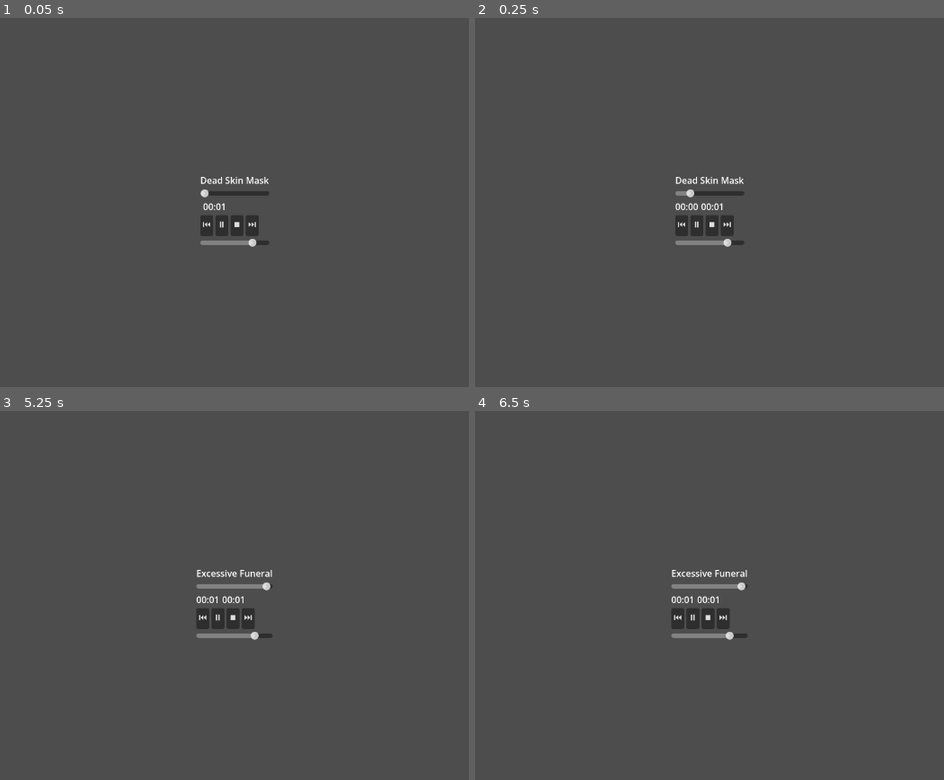
Above: before the commit, frames 1-4 (two rows, left to right).
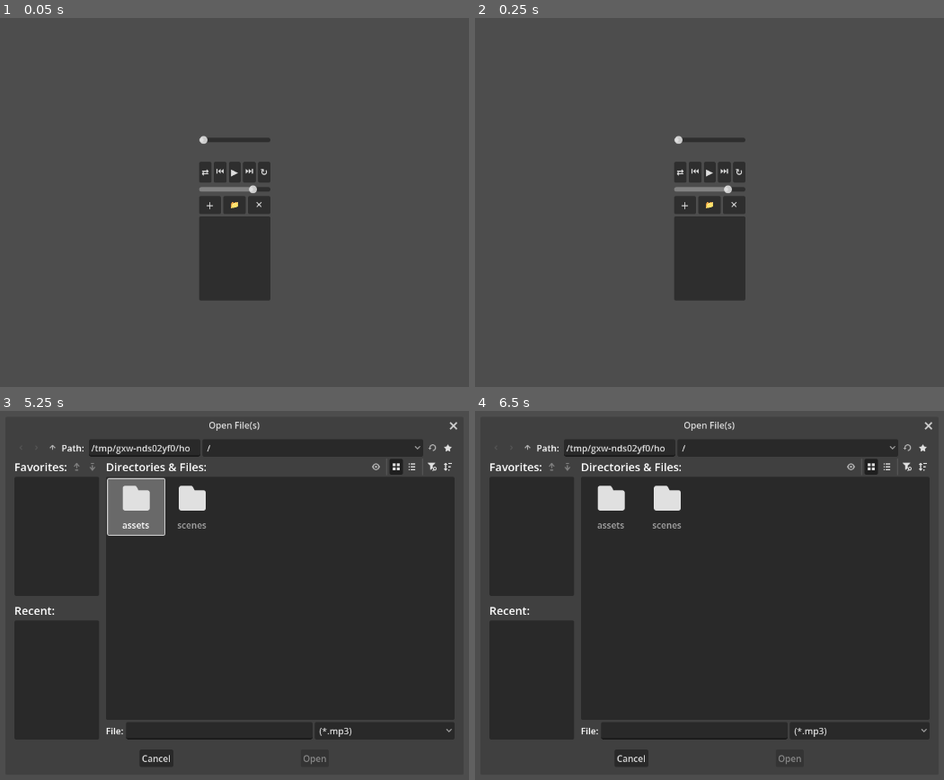
Above: after the commit, the same moments.

Repository: rasitburucu/cadenza
Game: Godot game, scene res://scenes/main.tscn
Same seed, same stepped clock (60 frames per second), same inputs: the game is played once before the commit and once after it. Sound files missing from this copy of the repository are replaced by a short silence.
Inputs (mouse positions are in pixels of both pictures, inside the frame that each line leads up to):
- Up to frame 1 (0.05 s): no input
- Up to frame 2 (0.25 s): no input
- Up to frame 3 (5.25 s): click (206, 565) at 0.5 s, where only the run after the commit has a clickable "⇄"; click "⏸" (after the commit: "▶") at 1.25 s; click (234, 617) at 2 s, where only the run before the commit has a clickable "⏹"; click "▶" at 2.75 s; click "⏭" at 3.5 s; click (262, 565) at 4.25 s, where only the run after the commit has a clickable "↻"; click (211, 599) at 5 s, where only the run after the commit has a clickable "＋"
- Up to frame 4 (6.5 s): click (709, 599) at 5.75 s, where only the run after the commit has a clickable "📁"

The runs differ from the first frame. In frame 1, 4.8% of the frame differs, in the area x 42-58%, y 31-77%; in frame 2, 4.8%; in frame 3, 68%, in the area x 3-98%, y 2-97%; in frame 4, 68%.

Commit message:
Phase 2 complete: dynamic file loading, playlist UI, shuffle/repeat, config persistence

Diff:
--- a/scenes/main.gd
+++ b/scenes/main.gd
@@ -1,64 +1,56 @@
 extends Control
 
-var tracks: Array[String] = [
-	"res://assets/music/Dead Skin Mask.mp3",
-	"res://assets/music/Excessive Funeral.mp3",
-    "res://assets/music/Sünger Bob Tema Müziği.mp3"
-]
+var tracks: Array[String] = []
+
 var current_index: int = 0
 var user_dragging: bool = false
+var shuffle_on: bool = false
+enum RepeatMode { OFF, ALL, ONE }
+var repeat_mode = RepeatMode.OFF
 
 
 func _ready():
-	_load_track(current_index)
+	get_tree().auto_accept_quit = false
 	$SeekTimer.start()
-	$VBoxContainer/VolumeSlider.value = 80.0
-	$VBoxContainer/ControlRow/PlayPauseButton.text = "⏸"
-
-
-# ─────────────────────────────────────────
+	$VBoxContainer/VolumeSlider.value = 80.0   # önce default
+	$VBoxContainer/ControlRow/PlayPauseButton.text = "▶"
+	_load_config()
+
+
 # PARÇA YÜKLEME
-# ─────────────────────────────────────────
-func _load_track(index: int):
+func _load_track(index: int, autoplay: bool = true):
 	current_index = index
-	var file = FileAccess.open(tracks[index], FileAccess.READ)
 	var stream = AudioStreamMP3.new()
-	stream.data = file.get_buffer(file.get_length())
+	stream.data = FileAccess.get_file_as_bytes(tracks[index])
 	$AudioStreamPlayer.stream = stream
-	$AudioStreamPlayer.play()
+	if autoplay:
+		$AudioStreamPlayer.play()
 	$VBoxContainer/TrackTitle.text = tracks[index].get_file().get_basename()
 	$VBoxContainer/TimeRow/DurationLabel.text = _format_time(stream.get_length())
 	$VBoxContainer/SeekBar.value = 0.0
-
-
-# ─────────────────────────────────────────
-# PLAY / PAUSE
-# ─────────────────────────────────────────
-func _on_play_pause_button_pressed():
-	if not $AudioStreamPlayer.playing:
-		$AudioStreamPlayer.play()
-	else:
-		$AudioStreamPlayer.stream_paused = not $AudioStreamPlayer.stream_paused
-	_refresh_play_button()
+	$VBoxContainer/PlaylistPanel/TrackList.select(index)
+
 
 func _refresh_play_button():
 	var is_paused = $AudioStreamPlayer.stream_paused or not $AudioStreamPlayer.playing
 	$VBoxContainer/ControlRow/PlayPauseButton.text = "▶" if is_paused else "⏸"
 
-
-# ─────────────────────────────────────────
-# STOP
-# ─────────────────────────────────────────
-func _on_stop_button_pressed():
-	$AudioStreamPlayer.stop()
-	$VBoxContainer/SeekBar.value = 0.0
-	$VBoxContainer/TimeRow/ElapsedLabel.text = "00:00"
+# PLAY / PAUSE
+func _on_play_pause_button_pressed():
+	if $AudioStreamPlayer.stream_paused:
+		# Duraklatılmıştı → devam et
+		$AudioStreamPlayer.stream_paused = false
+	elif $AudioStreamPlayer.playing:
+		# Çalıyordu → duraklat
+		$AudioStreamPlayer.stream_paused = true
+	else:
+		# Tamamen durmuştu → baştan başlat
+		if not tracks.is_empty():
+			_load_track(current_index)
 	_refresh_play_button()
 
 
-# ─────────────────────────────────────────
 # SEEK BAR
-# ─────────────────────────────────────────
 func _on_seek_timer_timeout():
 	if $AudioStreamPlayer.playing and not $AudioStreamPlayer.stream_paused and not user_dragging:
 		var pos = $AudioStreamPlayer.get_playback_position()
@@ -76,27 +68,180 @@
 	$AudioStreamPlayer.seek(seek_pos)
 
 
-# ─────────────────────────────────────────
 # VOLUME
-# ─────────────────────────────────────────
 func _on_volume_slider_value_changed(value: float):
 	$AudioStreamPlayer.volume_db = linear_to_db(value / 100.0)
 
 
-# ─────────────────────────────────────────
 # PREVIOUS / NEXT
-# ─────────────────────────────────────────
 func _on_prev_button_pressed():
 	_load_track((current_index - 1 + tracks.size()) % tracks.size())
 
 func _on_next_button_pressed():
-	_load_track((current_index + 1) % tracks.size())
-
-
-# ─────────────────────────────────────────
+	if tracks.is_empty():
+		return
+	match repeat_mode:
+		RepeatMode.ONE:
+			# Aynı parçayı baştan başlat
+			_load_track(current_index)
+		RepeatMode.ALL:
+			if shuffle_on:
+				_load_track(randi() % tracks.size())
+			else:
+				_load_track((current_index + 1) % tracks.size())
+		RepeatMode.OFF:
+			if shuffle_on:
+				_load_track(randi() % tracks.size())
+			else:
+				var next = current_index + 1
+				if next < tracks.size():
+					_load_track(next)
+				# Son parçadaysa dur, bir şey yapma
+
 # YARDIMCI
-# ─────────────────────────────────────────
 func _format_time(seconds: float) -> String:
 	var m: int = int(seconds) / 60
 	var s: int = int(seconds) % 60
 	return "%02d:%02d" % [m, s]
+
+# AddFileButton'ın pressed signal'ına bağla
+func _on_add_file_button_pressed():
+	$FileDialog.popup_centered(Vector2(800, 600))
+	# popup_centered: diyalogu ekranın ortasında açar
+	# Vector2(800, 600): pencere boyutu
+
+# FileDialog'ın files_selected signal'ına bağla
+# (file_selected değil, files_selected — çoklu seçim için)
+func _on_file_dialog_files_selected(paths: PackedStringArray):
+	var was_empty = tracks.is_empty()
+	for path in paths:
+		tracks.append(path)
+	_refresh_playlist()
+	if was_empty:
+		_load_track(0)
+
+# TrackList'e tıklanınca çağrılır
+# item_selected: kullanıcının tıkladığı satırın index numarası
+func _on_track_list_item_selected(index: int):
+	_load_track(index)
+
+# Dosya eklenince listeyi güncelle
+# _on_file_dialog_files_selected içine, tracks.append(path) satırından SONRA ekle:
+func _refresh_playlist():
+	$VBoxContainer/PlaylistPanel/TrackList.clear()
+	for i in tracks.size():
+		var name = tracks[i].get_file().get_basename()
+		$VBoxContainer/PlaylistPanel/TrackList.add_item(name)
+
+# Seçili parçayı sil
+func _on_remove_button_pressed():
+	var selected = $VBoxContainer/PlaylistPanel/TrackList.get_selected_items()
+	if selected.is_empty():
+		return
+	var index = selected[0]
+	tracks.remove_at(index)
+	_refresh_playlist()
+	# Silinen çalan parçaysa durdur, değilse index'i güncelle
+	if index == current_index:
+		$AudioStreamPlayer.stop()
+		_refresh_play_button()
+	elif index < current_index:
+		current_index -= 1
+
+# AddFolderButton'ın pressed signal'ına bağla
+func _on_add_folder_button_pressed():
+	$FolderDialog.popup_centered(Vector2(800, 600))
+
+# FolderDialog'ın dir_selected signal'ına bağla
+# path: kullanıcının seçtiği klasörün tam yolu
+func _on_folder_dialog_dir_selected(path: String):
+	var dir = DirAccess.open(path)
+	if dir == null:
+		return
+
+	# list_dir_begin: klasörü tara
+	# false, false → gizli dosyaları ve . / .. girdilerini atla
+	dir.list_dir_begin()
+	var file_name = dir.get_next()
+	var was_empty = tracks.is_empty()
+
+	while file_name != "":
+		if not dir.current_is_dir() and file_name.to_lower().ends_with(".mp3"):
+			tracks.append(path + "/" + file_name)
+		file_name = dir.get_next()
+
+	dir.list_dir_end()
+	_refresh_playlist()
+	if was_empty and not tracks.is_empty():
+		_load_track(0)
+
+func _on_shuffle_button_pressed():
+	shuffle_on = not shuffle_on
+	var btn = $VBoxContainer/ControlRow/ShuffleButton
+	btn.modulate = Color(1, 1, 0) if shuffle_on else Color(1, 1, 1)
+
+func _on_repeat_button_pressed():
+	repeat_mode = (repeat_mode + 1) % 3
+	var btn = $VBoxContainer/ControlRow/RepeatButton
+	match repeat_mode:
+		RepeatMode.OFF: btn.modulate = Color(1, 1, 1)   # normal
+		RepeatMode.ALL: btn.modulate = Color(1, 1, 0)   # sarı = hepsi tekrar
+		RepeatMode.ONE: btn.modulate = Color(1, 0.5, 0) # turuncu = tek tekrar
+
+func _notification(what):
+	if what == NOTIFICATION_WM_CLOSE_REQUEST:
+		_save_config()
+		get_tree().quit()
+
+
+func _save_config():
+	var config = {
+		"volume": $VBoxContainer/VolumeSlider.value,
+		"shuffle": shuffle_on,
+		"repeat_mode": repeat_mode,
+		"last_playlist": tracks,
+		"last_index": current_index
+	}
+
+	var file = FileAccess.open("user://config.json", FileAccess.WRITE)
+	file.store_string(JSON.stringify(config))
+	file.close()
+
+
+func _load_config():
+	if not FileAccess.file_exists("user://config.json"):
+		return
+
+	var file = FileAccess.open("user://config.json", FileAccess.READ)
+	var data = JSON.parse_string(file.get_as_text())
+	file.close()
+
+	if data == null:
+		return
+
+	if data.has("volume"):
+		$VBoxContainer/VolumeSlider.value = data["volume"]
+
+	if data.has("shuffle"):
+		shuffle_on = data["shuffle"]
+		var btn = $VBoxContainer/ControlRow/ShuffleButton
+		btn.modulate = Color(1, 1, 0) if shuffle_on else Color(1, 1, 1)
+
+	if data.has("repeat_mode"):
+		repeat_mode = int(data["repeat_mode"])
+		var btn = $VBoxContainer/ControlRow/RepeatButton
+		match repeat_mode:
+			RepeatMode.OFF: btn.modulate = Color(1, 1, 1)
+			RepeatMode.ALL: btn.modulate = Color(1, 1, 0)
+			RepeatMode.ONE: btn.modulate = Color(1, 0.5, 0)
+
+	if data.has("last_playlist"):
+		for path in data["last_playlist"]:
+			if FileAccess.file_exists(path):
+				tracks.append(path)
+		_refresh_playlist()
+		if not tracks.is_empty():
+			var saved_index = int(data.get("last_index", 0))
+			# Kaydedilen index hala geçerli mi kontrol et
+			var safe_index = clamp(saved_index, 0, tracks.size() - 1)
+			_load_track(safe_index, false)
--- a/scenes/main.tscn
+++ b/scenes/main.tscn
@@ -45,30 +45,83 @@
 [node name="ControlRow" type="HBoxContainer" parent="VBoxContainer" unique_id=736187376]
 layout_mode = 2
 
+[node name="ShuffleButton" type="Button" parent="VBoxContainer/ControlRow" unique_id=619097382]
+layout_mode = 2
+text = "⇄"
+
 [node name="PrevButton" type="Button" parent="VBoxContainer/ControlRow" unique_id=736819717]
 layout_mode = 2
+size_flags_horizontal = 3
 text = "⏮"
 
 [node name="PlayPauseButton" type="Button" parent="VBoxContainer/ControlRow" unique_id=200919605]
 layout_mode = 2
+size_flags_horizontal = 3
 text = "⏸"
-
-[node name="StopButton" type="Button" parent="VBoxContainer/ControlRow" unique_id=1783972809]
-layout_mode = 2
-text = "⏹"
 
 [node name="NextButton" type="Button" parent="VBoxContainer/ControlRow" unique_id=247787626]
 layout_mode = 2
+size_flags_horizontal = 3
 text = "⏭"
+
+[node name="RepeatButton" type="Button" parent="VBoxContainer/ControlRow" unique_id=424200702]
+layout_mode = 2
+text = "↻"
 
 [node name="VolumeSlider" type="HSlider" parent="VBoxContainer" unique_id=207158652]
 layout_mode = 2
 
+[node name="PlaylistPanel" type="VBoxContainer" parent="VBoxContainer" unique_id=1747809357]
+layout_mode = 2
+size_flags_vertical = 3
+
+[node name="PlaylistButtons" type="HBoxContainer" parent="VBoxContainer/PlaylistPanel" unique_id=506466265]
+layout_mode = 2
+
+[node name="AddFileButton" type="Button" parent="VBoxContainer/PlaylistPanel/PlaylistButtons" unique_id=1628354121]
+layout_mode = 2
+size_flags_horizontal = 3
+text = "＋"
+
+[node name="AddFolderButton" type="Button" parent="VBoxContainer/PlaylistPanel/PlaylistButtons" unique_id=1711507861]
+layout_mode = 2
+size_flags_horizontal = 3
+text = "📁"
+
+[node name="RemoveButton" type="Button" parent="VBoxContainer/PlaylistPanel/PlaylistButtons" unique_id=2086231466]
+layout_mode = 2
+size_flags_horizontal = 3
+text = "✕"
+
+[node name="TrackList" type="ItemList" parent="VBoxContainer/PlaylistPanel" unique_id=1146219985]
+custom_minimum_size = Vector2(0, 150)
+layout_mode = 2
+size_flags_vertical = 3
+
+[node name="FileDialog" type="FileDialog" parent="." unique_id=384244918]
+title = "Open File(s)"
+file_mode = 1
+access = 2
+filters = PackedStringArray("*.mp3")
+
+[node name="FolderDialog" type="FileDialog" parent="." unique_id=1212661006]
+title = "Open a Directory"
+file_mode = 2
+access = 2
+
+[connection signal="finished" from="AudioStreamPlayer" to="." method="_on_next_button_pressed"]
 [connection signal="timeout" from="SeekTimer" to="." method="_on_seek_timer_timeout"]
 [connection signal="drag_ended" from="VBoxContainer/SeekBar" to="." method="_on_seek_bar_drag_ended"]
 [connection signal="drag_started" from="VBoxContainer/SeekBar" to="." method="_on_seek_bar_drag_started"]
+[connection signal="pressed" from="VBoxContainer/ControlRow/ShuffleButton" to="." method="_on_shuffle_button_pressed"]
 [connection signal="pressed" from="VBoxContainer/ControlRow/PrevButton" to="." method="_on_prev_button_pressed"]
 [connection signal="pressed" from="VBoxContainer/ControlRow/PlayPauseButton" to="." method="_on_play_pause_button_pressed"]
-[connection signal="pressed" from="VBoxContainer/ControlRow/StopButton" to="." method="_on_stop_button_pressed"]
 [connection signal="pressed" from="VBoxContainer/ControlRow/NextButton" to="." method="_on_next_button_pressed"]
+[connection signal="pressed" from="VBoxContainer/ControlRow/RepeatButton" to="." method="_on_repeat_button_pressed"]
 [connection signal="value_changed" from="VBoxContainer/VolumeSlider" to="." method="_on_volume_slider_value_changed"]
+[connection signal="pressed" from="VBoxContainer/PlaylistPanel/PlaylistButtons/AddFileButton" to="." method="_on_add_file_button_pressed"]
+[connection signal="pressed" from="VBoxContainer/PlaylistPanel/PlaylistButtons/AddFolderButton" to="." method="_on_add_folder_button_pressed"]
+[connection signal="pressed" from="VBoxContainer/PlaylistPanel/PlaylistButtons/RemoveButton" to="." method="_on_remove_button_pressed"]
+[connection signal="item_selected" from="VBoxContainer/PlaylistPanel/TrackList" to="." method="_on_track_list_item_selected"]
+[connection signal="files_selected" from="FileDialog" to="." method="_on_file_dialog_files_selected"]
+[connection signal="dir_selected" from="FolderDialog" to="." method="_on_folder_dialog_dir_selected"]
